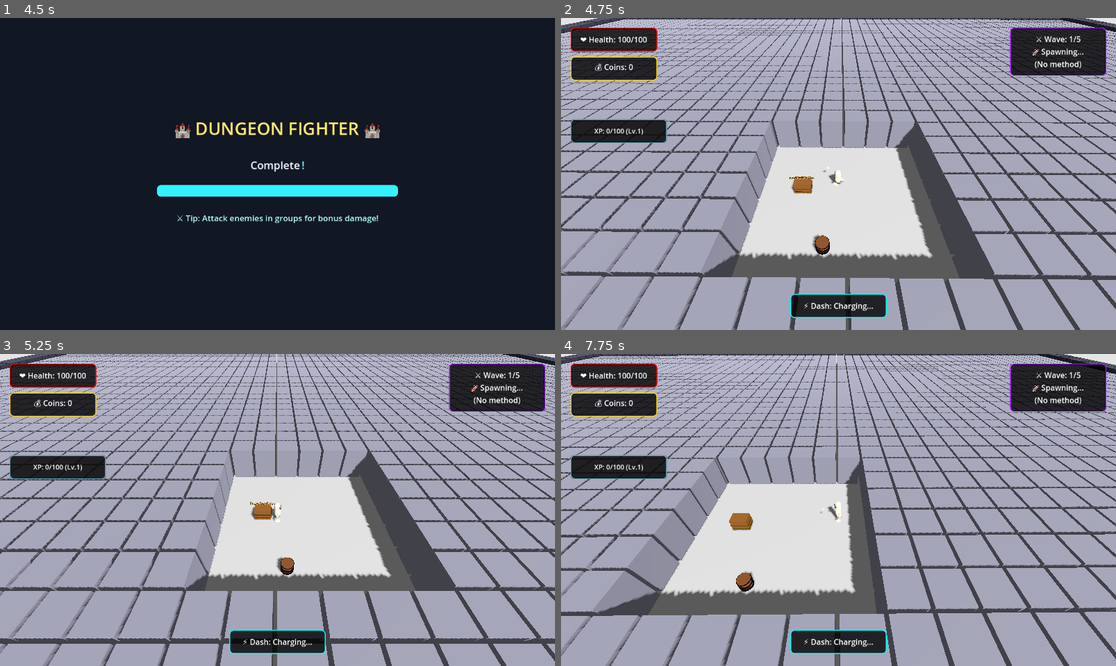
Above: before the commit, frames 1-4 (two rows, left to right).
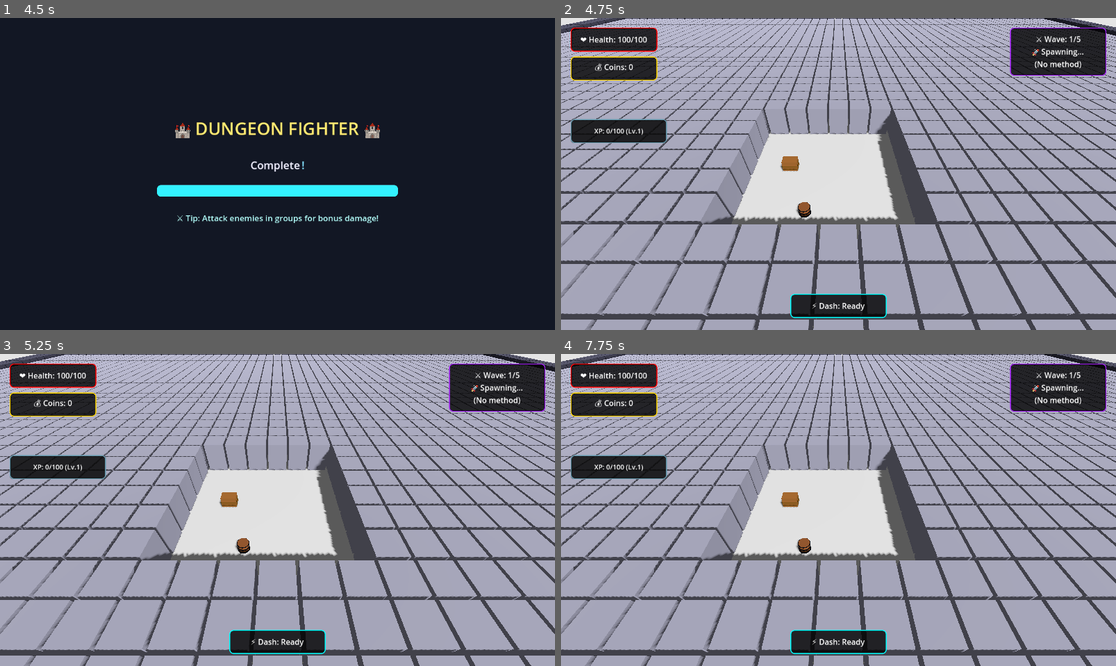
Above: after the commit, the same moments.

Repository: thaner66666666/game-1
Game: Godot game, scene res://Scenes/main.tscn
The game is run twice, just before and just after one commit, with the same random seed, the same clock (stepped at 60 frames per second) and the same inputs.
Inputs (mouse positions are in pixels of both pictures, inside the frame that each line leads up to):
- Up to frame 1 (4.5 s): move the mouse to (399, 158) at 0.52 s; hold D (move_right) 0.53-1.28 s; hold Q (drop_weapon) 0.53-1.28 s; click (399, 158) at 0.6 s; move the mouse to (166, 189) at 1.27 s; hold S (move_down) 1.28-2.03 s; tap Q (drop_weapon) at 1.35 s; click (166, 189) at 1.55 s; move the mouse to (333, 105) at 2.02 s; hold D (move_right) 2.03-2.78 s; hold Q (drop_weapon) 2.03-2.78 s; click (333, 105) at 2.1 s; move the mouse to (249, 236) at 2.77 s; hold W (move_up) 2.78-3.53 s; tap Space (dash) at 2.85, 4.25 s; click (249, 236) at 3.05 s; tap Enter at 3.5 s; move the mouse to (444, 220) at 3.52 s; hold Q (drop_weapon) 3.53-4.28 s; hold A (move_left) from 3.53 s (still down); move the mouse to (111, 127) at 4.27 s; tap E (interaction) at 4.35 s
- Up to frame 2 (4.75 s): keep holding A (move_left); click (672, 127) at 4.55 s
- Up to frame 3 (5.25 s): move the mouse to (305, 510) at 5.02 s; release A (move_left) at 5.03 s; hold S (move_down) from 5.03 s (still down); hold Q (drop_weapon) from 5.03 s (still down); click (305, 510) at 5.1 s
- Up to frame 4 (7.75 s): move the mouse to (755, 432) at 5.77 s; release S (move_down) at 5.78 s; release Q (drop_weapon) at 5.78 s; hold D (move_right) 5.78-6.53 s; tap Q (drop_weapon) at 5.85 s; click (755, 432) at 6.05 s; move the mouse to (960, 494) at 6.52 s; hold W (move_up) 6.53-7.28 s; hold Q (drop_weapon) 6.53-7.28 s; click (960, 494) at 6.6 s; move the mouse to (727, 525) at 7.27 s; hold D (move_right) from 7.28 s (still down); tap Space (dash) at 7.35 s; click (727, 525) at 7.55 s

Frame 1 is identical in both runs. In frame 2, 36% of the frame differs, in the area x 0-100%, y 0-100%; in frame 3, 37%; in frame 4, 40%.
Error before the commit: Cannot call method 'instantiate' on a null value. (res://dot)
Error after the commit: Parse Error: Could not resolve class "WeaponManager", because of a parser error. (res://dot)

Commit message:
MCP WORKING

Diff:
--- a/dot gds/WeaponManager.gd
+++ b/dot gds/WeaponManager.gd
@@ -1,7 +1,20 @@
+# WeaponManager.gd
+# Manages weapon equipping, unequipping, and stat application for the player.
+# Uses signals for communication and follows the manager/component pattern.
+# Beginner-friendly comments and modular functions included.
+
 extends Node
+
+class_name WeaponManager # For global accessibility and singleton pattern
 
 signal weapon_equipped(weapon_resource)
 signal weapon_unequipped()
+# New: Signal for stat changes (for UI, etc.)
+signal weapon_stats_changed(new_stats: Dictionary)
+
+# Exported variables for designer configuration
+@export var default_weapon: Resource = null # Assign a default weapon in the editor
+@export var debug_mode: bool = false
 
 static var instance: WeaponManager
 
@@ -46,30 +59,67 @@
 func is_weapon_equipped() -> bool:
 	return current_weapon != null
 
-func _apply_weapon_to_player() -> void:
-	var p = get_player()
-	if not p: return
+# --- Modular stat application functions ---
+
+# Caches the player's base stats for restoration later
+func cache_base_stats(p: CharacterBody3D) -> void:
 	if not base_stats_stored:
 		base_stats["attack_damage"] = p.get("attack_damage")
 		base_stats["attack_range"] = p.get("attack_range")
 		base_stats["attack_cooldown"] = p.get("attack_cooldown")
 		base_stats["attack_cone_angle"] = p.get("attack_cone_angle")
 		base_stats_stored = true
-		print("💾 Player base stats cached.")
+		if debug_mode:
+			print("💾 Player base stats cached.")
 
+# Applies the current weapon's stats to the player
+func apply_weapon_stats(p: CharacterBody3D) -> void:
 	if current_weapon != null:
-		# ADD weapon stats to base stats instead of replacing
+		# Add weapon stats to base stats instead of replacing
 		p.set("attack_damage", base_stats.attack_damage + current_weapon.attack_damage)
 		p.set("attack_range", base_stats.attack_range + current_weapon.attack_range)
 		p.set("attack_cooldown", max(0.1, base_stats.attack_cooldown - (current_weapon.attack_cooldown * 0.1)))
 		p.set("attack_cone_angle", base_stats.attack_cone_angle + current_weapon.attack_cone_angle)
-		print("🗡️ Equipped: ", current_weapon.weapon_name, " (stats added to base)")
+		if debug_mode:
+			print("🗡️ Equipped: ", current_weapon.weapon_name, " (stats added to base)")
 		emit_signal("weapon_equipped", current_weapon)
+		emit_signal("weapon_stats_changed", {
+			"attack_damage": p.get("attack_damage"),
+			"attack_range": p.get("attack_range"),
+			"attack_cooldown": p.get("attack_cooldown"),
+			"attack_cone_angle": p.get("attack_cone_angle")
+		})
+
+# Restores the player's base stats when unarmed
+func restore_base_stats(p: CharacterBody3D) -> void:
+	p.set("attack_damage", base_stats.attack_damage)
+	p.set("attack_range", base_stats.attack_range)
+	p.set("attack_cooldown", base_stats.attack_cooldown)
+	p.set("attack_cone_angle", base_stats.attack_cone_angle)
+	if debug_mode:
+		print("👊 Unarmed. Player stats restored to base.")
+	emit_signal("weapon_unequipped")
+	emit_signal("weapon_stats_changed", base_stats)
+
+# Applies or restores stats based on current weapon
+def _apply_weapon_to_player() -> void:
+	var p = get_player()
+	if not p: return
+	cache_base_stats(p)
+	if current_weapon != null:
+		apply_weapon_stats(p)
 	else:
-		# Restore base stats when unarmed
-		p.set("attack_damage", base_stats.attack_damage)
-		p.set("attack_range", base_stats.attack_range)
-		p.set("attack_cooldown", base_stats.attack_cooldown)
-		p.set("attack_cone_angle", base_stats.attack_cone_angle)
-		print("👊 Unarmed. Player stats restored to base.")
-		emit_signal("weapon_unequipped")
+		restore_base_stats(p)
+
+# --- End modular stat functions ---
+
+# Example usage:
+# WeaponManager.equip_weapon(my_weapon_resource)
+# Connect to 'weapon_stats_changed' to update UI when stats change.
+#
+# For beginners: See comments above each function for what it does.
+# Use export variables in the Godot editor to set defaults.
+#
+# This script is a singleton (autoload) and can be accessed globally.
+#
+# For more info, see project instructions.
